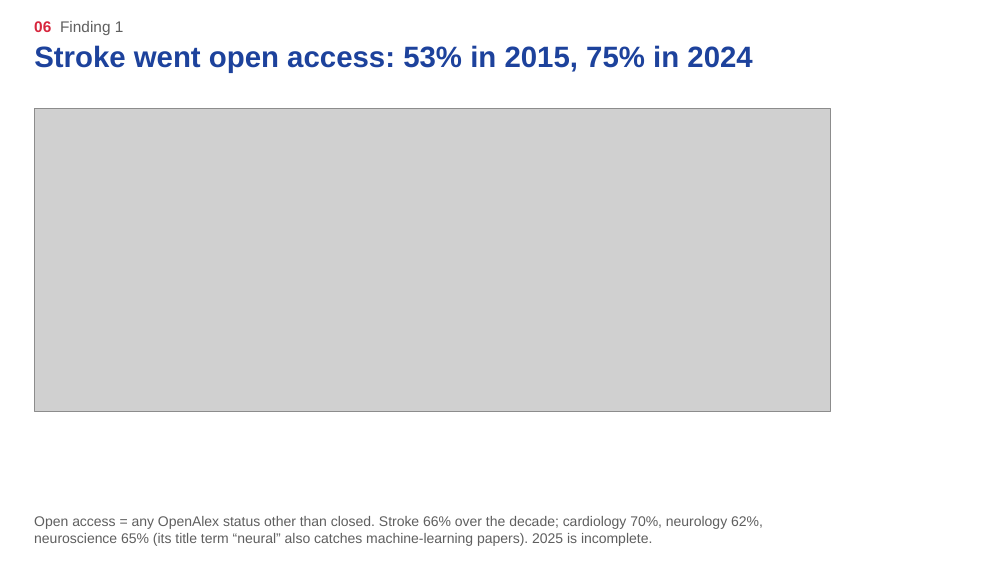
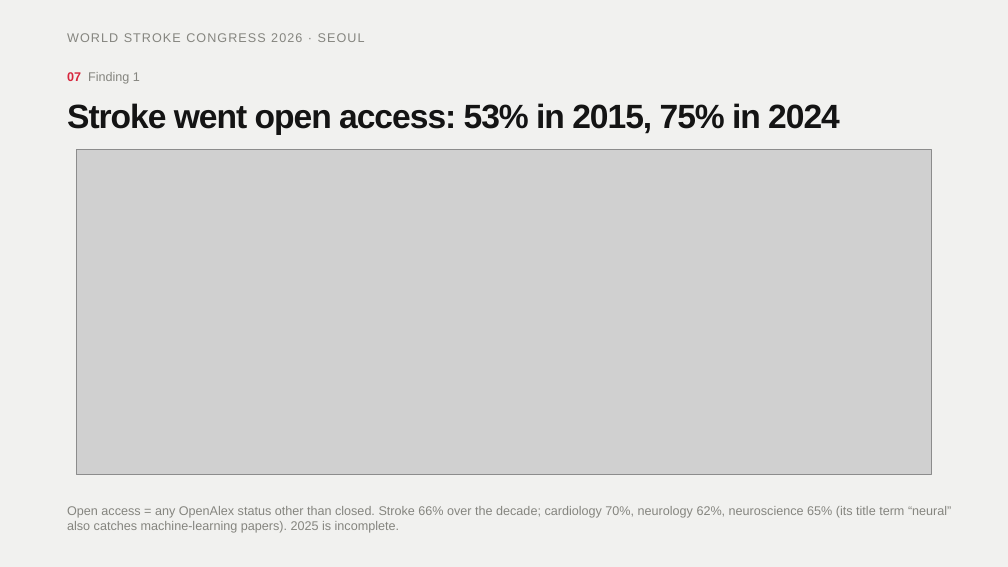
Before and after one commit to Friseeb/stroke_open_science, a slide deck: slide 9 of talk/deck/congress/Fridman_WSC2026_open_science.pptx (slide 8 before the commit). Drawn at 1008x567 pixels with LibreOffice and Linux fonts; fonts in the diff are those of the drawing; grey boxes stand for pictures; background and template pictures are left out. Boxes give left, top, right and bottom in pixels: in the first picture for what was removed or moved away, otherwise in the second. Text is boxed around its words. In the diff, an @@ line names an element or a change of style, - is before the commit and + after.

```diff
--- a/talk/deck/congress/Fridman_WSC2026_open_science.pptx
+++ b/talk/deck/congress/Fridman_WSC2026_open_science.pptx
@@ background picture (left out) to #F1F1EF @@
@@ text added at bbox=[67, 33, 365, 42], 9 pt, text #85857F @@
+WORLD STROKE CONGRESS 2026 · SEOUL
@@ text at bbox=[67, 72, 140, 84]: text changed; size 11 to 9 pt; text colour #5F5F5F to #85857F @@
-06 Finding 1
+07 Finding 1
@@ title "Stroke went open access: 53% ...": place and size @@
-title "Stroke went open access: 53% ..." at bbox=[34, 45, 752, 73]
+title "Stroke went open access: 53% ..." at bbox=[67, 103, 840, 135]
@@ title "Stroke went open access: 53% ..." at bbox=[67, 103, 840, 135]: size 21 to 24 pt, text colour #1D429C to #141414, letter spacing 0 to -0.8 pt; line spacing 1 to 25.9pt @@
@@ picture: place and size @@
-picture at bbox=[34, 109, 831, 411]
+picture at bbox=[77, 149, 931, 474]
@@ text "Open access = any OpenAlex ...": place and size @@
-text "Open access = any OpenAlex ..." at bbox=[34, 516, 763, 546]
+text "Open access = any OpenAlex ..." at bbox=[67, 506, 951, 533]
@@ text "Open access = any OpenAlex ..." at bbox=[67, 506, 951, 533]: size 10 to 9 pt, text colour #5F5F5F to #85857F; line spacing 1 to 11.2pt; vertical alignment bottom to top @@
```
Also in this commit, not shown: 13 other slides changed, 2 slides added, 1 slide removed, 36 other files.
